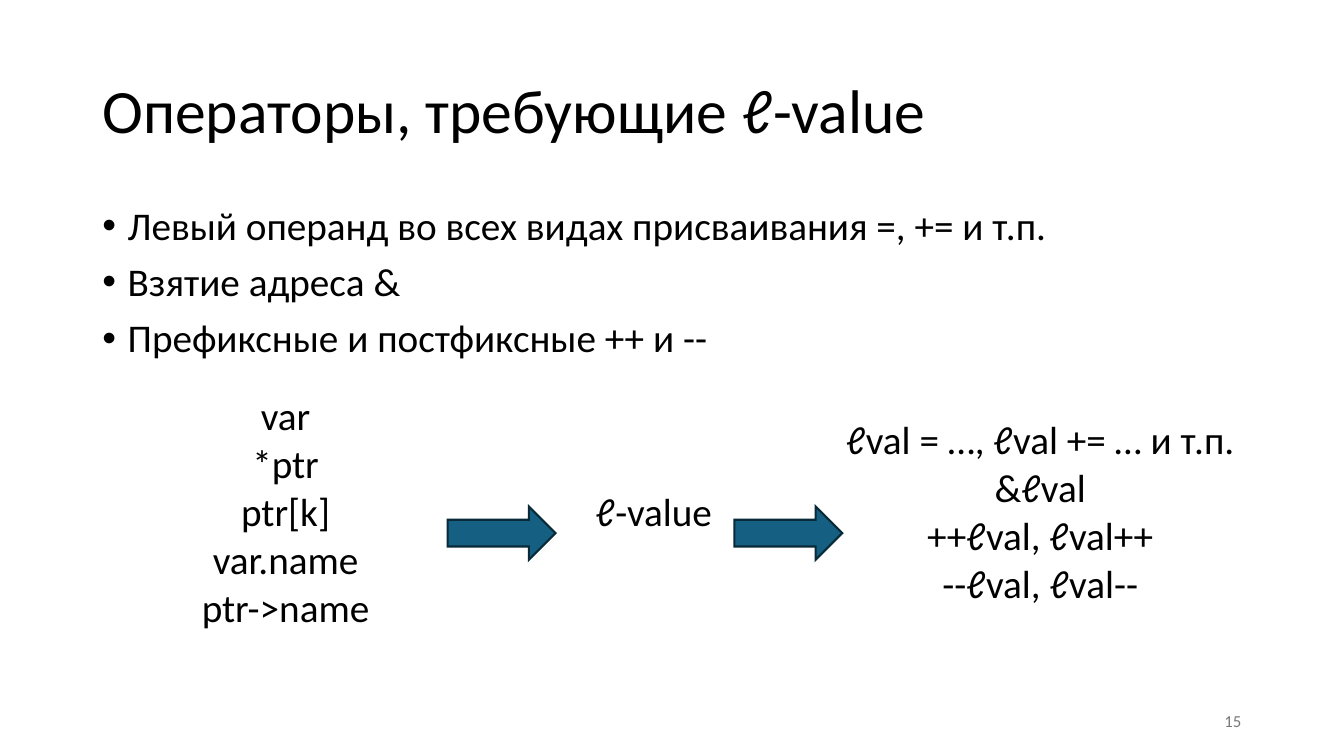
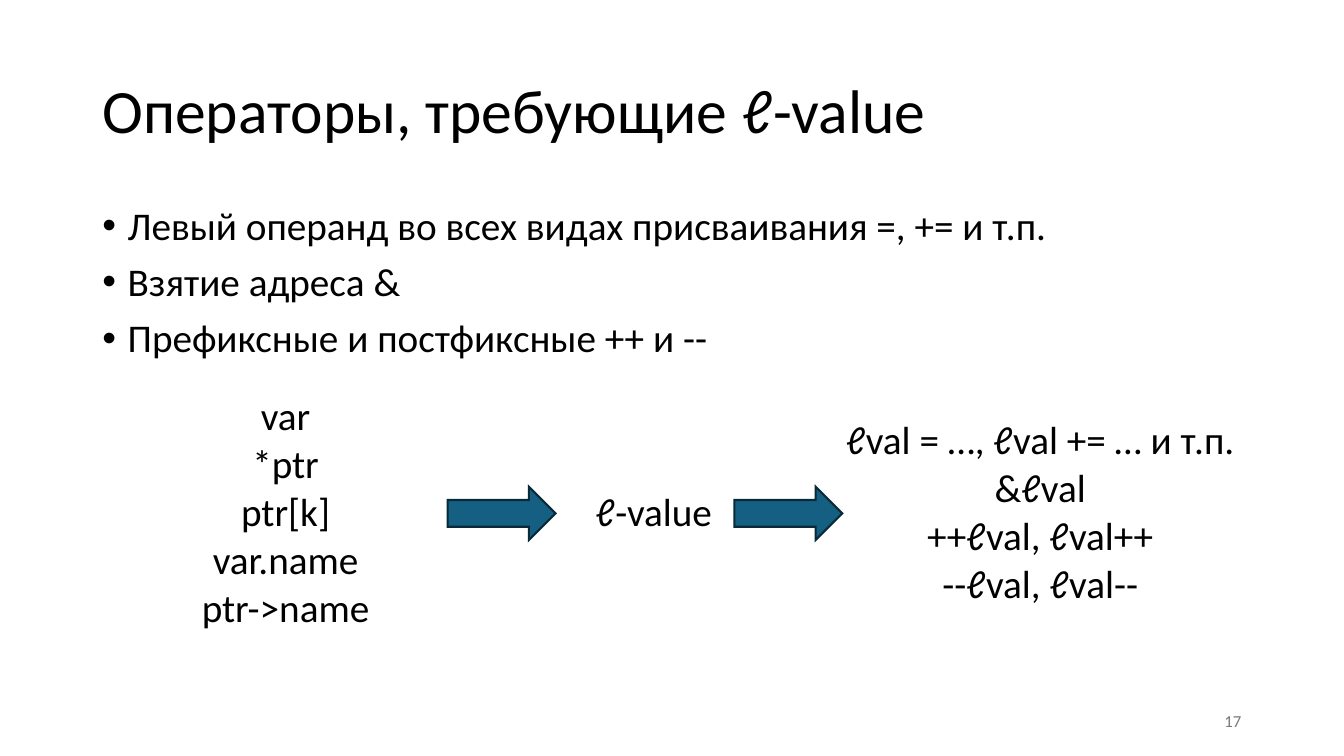
Before and after one commit to Evgueni-Petrov-aka-espetrov/Algorithms-and-Programming-in-C-pptx, a slide deck: slide 17 of 004 Побочные эффекты выражений в Си.pptx (slide 15 before the commit). Drawn at 1344x756 pixels with LibreOffice and Linux fonts; fonts in the diff are those of the drawing. Boxes give left, top, right and bottom in pixels: in the first picture for what was removed or moved away, otherwise in the second. Text is boxed around its words. In the diff, an @@ line names an element or a change of style, - is before the commit and + after.

```diff
--- a/004 Побочные эффекты выражений в Си.pptx
+++ b/004 Побочные эффекты выражений в Си.pptx
@@ right arrow: place and size @@
-right arrow at bbox=[448, 506, 556, 560]
+right arrow at bbox=[448, 487, 556, 540]
@@ right arrow: place and size @@
-right arrow at bbox=[735, 506, 843, 560]
+right arrow at bbox=[735, 487, 843, 540]
@@ page number at bbox=[1224, 716, 1241, 727]: text changed @@
-15
+17
```
Also in this commit, not shown: 15 other slides changed.
